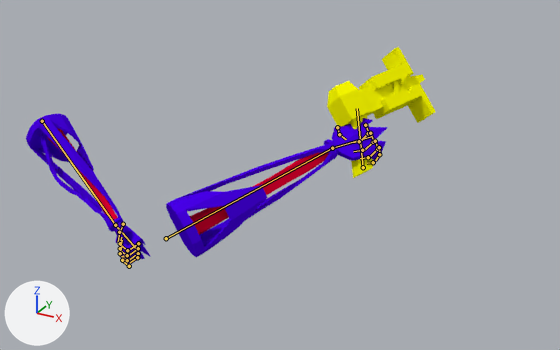
Renders of the Blender file Badass_Upgrade/DESIGN/GrupoA/Player/Gun/Armature/Completo.blend from each side of a commit.
One viewpoint serves both versions: a 50 mm lens placed at (6.15, -10.54, 5.29), pointed at (0.6, -0.45, 0.24). The lights are fixed; the arrows at lower left show +X, +Y and +Z. Both versions are drawn at frame 492 of the action 'Armature.001Action.001'; the numbers are the values there. The bones that bend it are drawn over the model as lines.

The first picture shows 'Cube.005', 'Gun', 'RArm'.
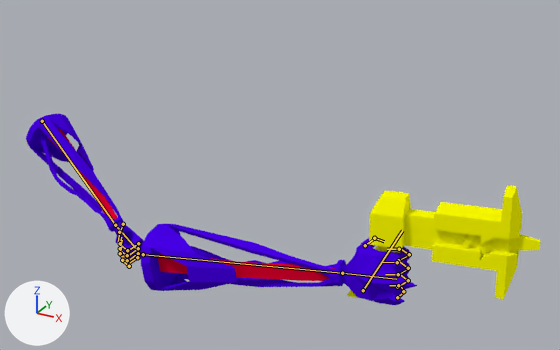
The edits, one by one:
Bone 'Bone' (bone_bone) moves from (0.0, 0.0, 1.046) to (0.0, 0.0, 1.573).
Bone 'Bone' (bone_bone) turns from (-52, 5, 24) to (-7, 3, 6) degrees about its own x, y and z.
Bone 'Bone.001' (bone_bone_001) turns from (15, -43, -19) to (2, -9, -4) degrees about its own x, y and z.
Bone 'Bone' (bone_bone_) moves from (-3.04, -0.553, -1.401) to (-1.842, -0.557, 1.007).
Bone 'Bone' (bone_bone_) turns from (-58, 48, 6) to (-7, 5, 2) degrees about its own x, y and z.

Boxes [x1, y1, x2, y2] around the edits, measured in the pictures (560 x 350 px):
'RArm', posed (24% wider, 41% shorter): before [166, 118, 388, 257]; after [141, 224, 417, 305]
'Gun', posed (77% wider, 13% shorter): before [327, 47, 436, 178]; after [347, 185, 541, 299]
bone 'Bone', root to tip: before (166, 238) to (332, 148); after (143, 254) to (342, 273)
bone 'Bone.001', root to tip: before (332, 148) to (371, 136); after (342, 273) to (396, 279)
bone 'Bone', root to tip: before (363, 167) to (357, 108); after (363, 290) to (402, 230)
